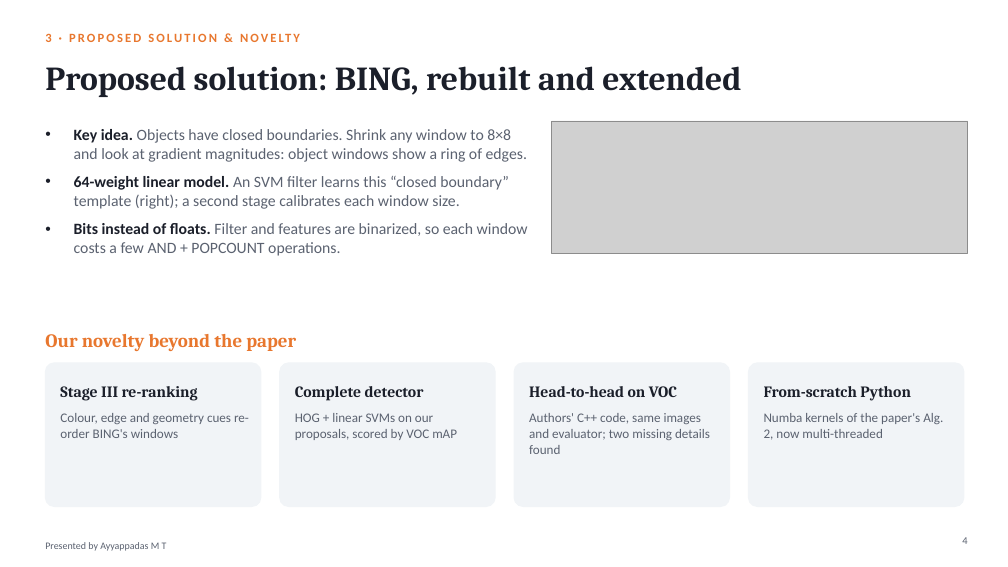
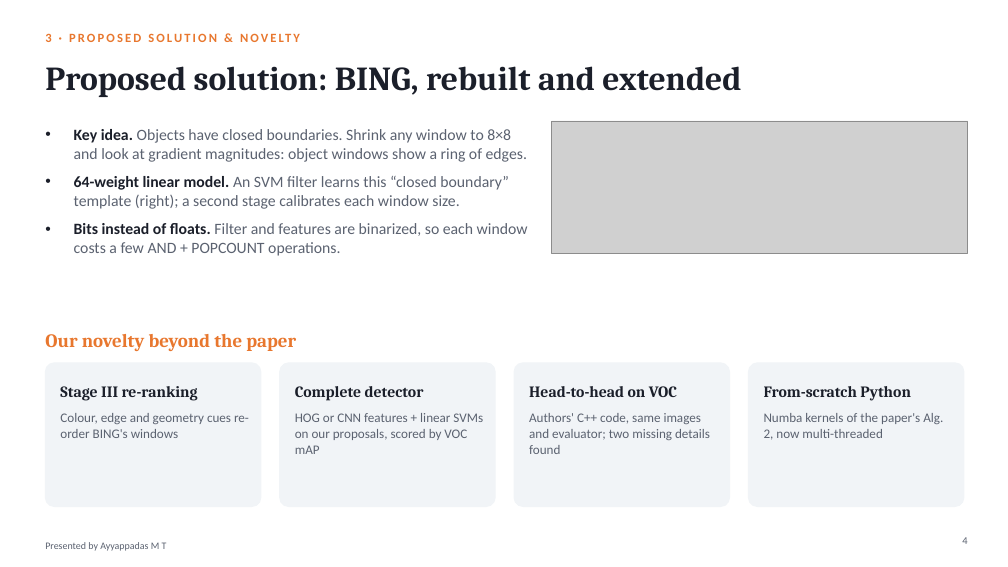
Before and after one commit to hari18305/cvprojectg10, a slide deck: slide 4 of presentation/BING_Objectness_Group10.pptx. Drawn at 1008x567 pixels with LibreOffice and Linux fonts; fonts in the diff are those of the drawing; grey boxes stand for pictures. Boxes give left, top, right and bottom in pixels: in the first picture for what was removed or moved away, otherwise in the second. Text is boxed around its words. In the diff, an @@ line names an element or a change of style, - is before the commit and + after.

```diff
--- a/presentation/BING_Objectness_Group10.pptx
+++ b/presentation/BING_Objectness_Group10.pptx
@@ text at box(295, 413, 483, 454): text changed @@
-HOG + linear SVMs on our proposals, scored by VOC mAP
+HOG or CNN features + linear SVMs on our proposals, scored by VOC mAP
```
Also in this commit, not shown: 2 other slides changed, 12 other files.
